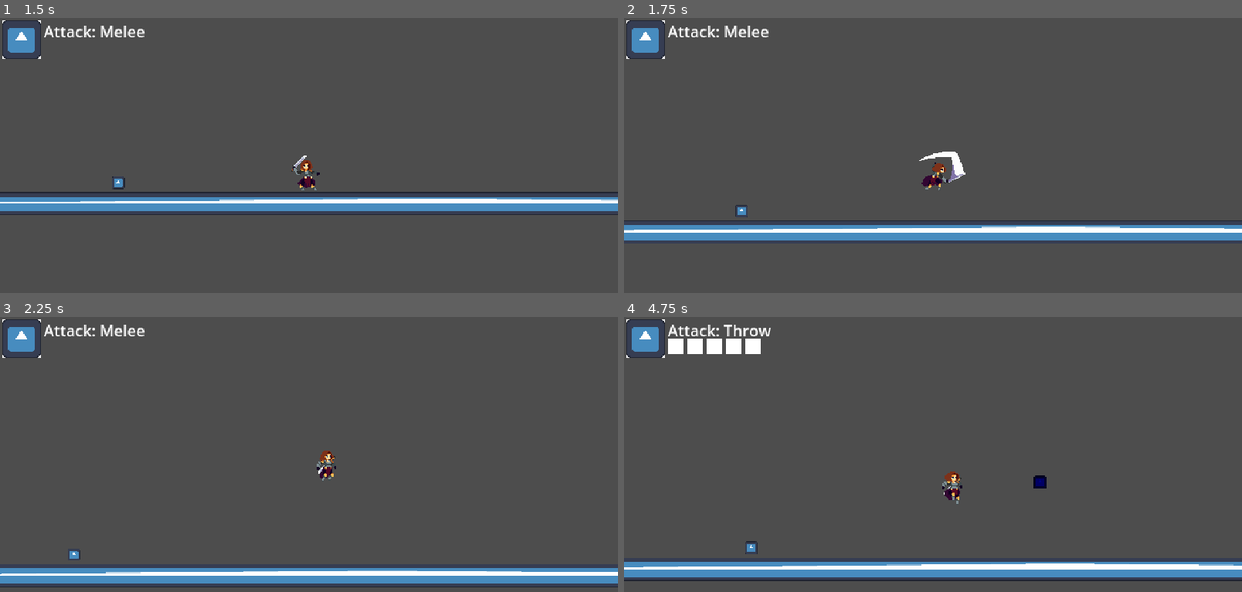
Above: before the commit, frames 1-4 (two rows, left to right).
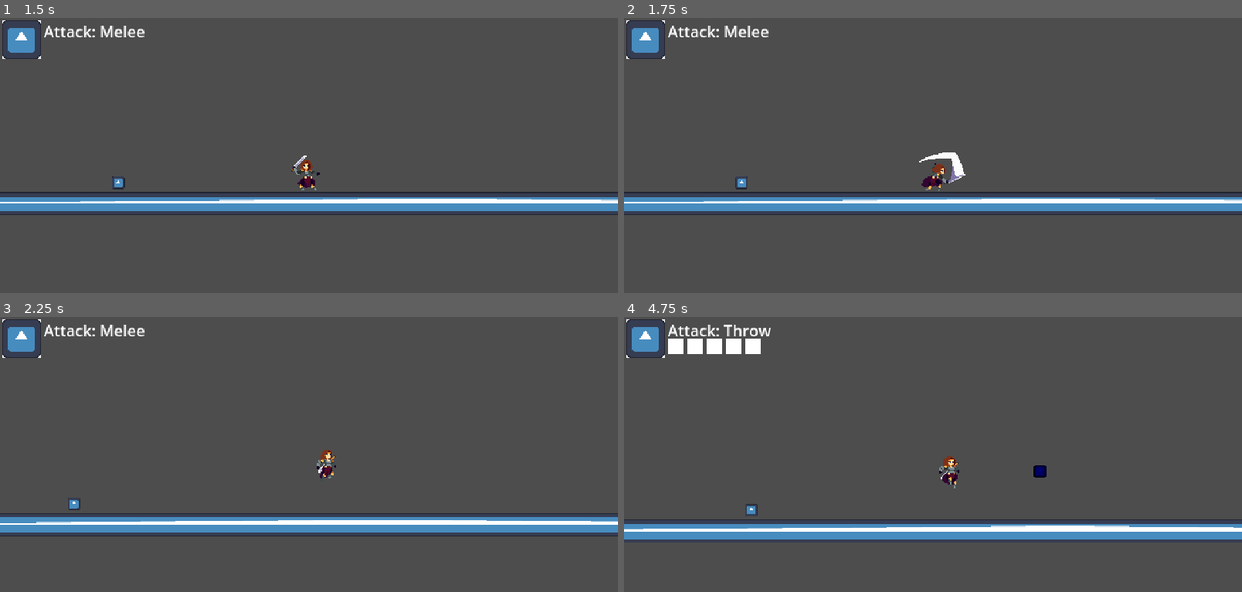
Above: after the commit, the same moments.

Repository: exglegaming/GameJamFighter
Game: Godot game, scene res://scenes/ui/main_menu.tscn
Two runs of this game, one before a commit and one after it. Both use one fixed random seed, a clock stepped at 60 frames per second and the inputs below. The engine's default icon, where the game draws it, is replaced by a stand-in: a white triangle on a blue panel in a dark square.
Inputs (mouse positions are in pixels of both pictures, inside the frame that each line leads up to):
- Up to frame 1 (1.5 s): click "Play" at 0.5 s; move the mouse to (444, 174) at 1.27 s; hold D (move_right) from 1.28 s (still down); click (444, 174) at 1.35 s
- Up to frame 2 (1.75 s): keep holding D (move_right); tap Space (jump) at 1.52, 1.55 s
- Up to frame 3 (2.25 s): keep holding D (move_right); tap Space (jump) at 1.82, 2.1 s; move the mouse to (185, 509) at 2.02 s
- Up to frame 4 (4.75 s): tap Space (jump) at 2.27, 2.57, 3.05, 3.77, 4.07, 4.52, 4.55 s; click (809, 509) at 2.3 s; move the mouse to (994, 413) at 2.77 s; release D (move_right) at 2.78 s; hold A (move_left) 2.78-3.53 s; click (994, 413) at 2.85 s; move the mouse to (902, 559) at 3.52 s; hold D (move_right) from 3.53 s (still down); tap Q (switch_attack) at 3.6 s; click (902, 559) at 3.8 s; move the mouse to (1118, 542) at 4.27 s; click (1118, 542) at 4.35 s

Frame 1 is identical in both runs. In frame 2, 12% of the frame differs, in the area x 0-100%, y 48-81%; in frame 3, 12%; in frame 4, 13%, in the area x 0-100%, y 50-97%.

Commit message:
Minor Changes
changed the jump and made it that you can't jump while attacking but you can attak while jumping

Diff:
--- a/scripts/autoloads/game_constants.gd
+++ b/scripts/autoloads/game_constants.gd
@@ -7,8 +7,6 @@
 const JUMP: String = "jump"
 const ATTACK: String = "attack"
 const SWITCH_ATTACK: String = "switch_attack"
-const COYOTETIME:float = 0.1
-const JUMPBUFFERTIME:float = 0.2
 
 
 # Animations
--- a/scripts/game_object/player/player.gd
+++ b/scripts/game_object/player/player.gd
@@ -49,15 +49,18 @@
 		velocity += Gravity
 
 
-	if Input.is_action_just_pressed(GameConstants.JUMP):
-		if CoyoteTimer > 0:
+	if !is_attacking:
+		if Input.is_action_just_pressed(GameConstants.JUMP):
+			if CoyoteTimer > 0:
+				velocity.y = jump_velocity
+				CoyoteTimer = 0
+			else :
+				BufferTimer = jumpBufferTime
+		if is_on_floor() and BufferTimer > 0:
 			velocity.y = jump_velocity
-			CoyoteTimer = 0
-		else :
-			BufferTimer = jumpBufferTime
-	if is_on_floor() and BufferTimer > 0:
-		velocity.y = jump_velocity
-		BufferTimer = 0
+			BufferTimer = 0
+
+
 	if Input.is_action_just_released(GameConstants.JUMP) and !is_on_floor() and velocity.y <= minimalJumpVelocity:
 		velocity.y = minimalJumpVelocity
 
@@ -152,7 +155,9 @@
 		hitbox_collision.disabled = false
 		velocity.x = sign(visuals.scale.x) * 800
 #endregion
-
+# returns the current health of player
+func get_current_health() -> int:
+	return int(health_component.current_health)
 
 func on_animation_finished() -> void:
 	if anim_sprite.animation == GameConstants.SLASH:
@@ -163,7 +168,7 @@
 func check_deal_damage() -> void:
 	if number_colliding_bodies == 0 || !damage_interval_timer.is_stopped():
 		return
-	health_component.damage(5)
+	health_component.damage(1)
 	damage_interval_timer.start()
 
 
